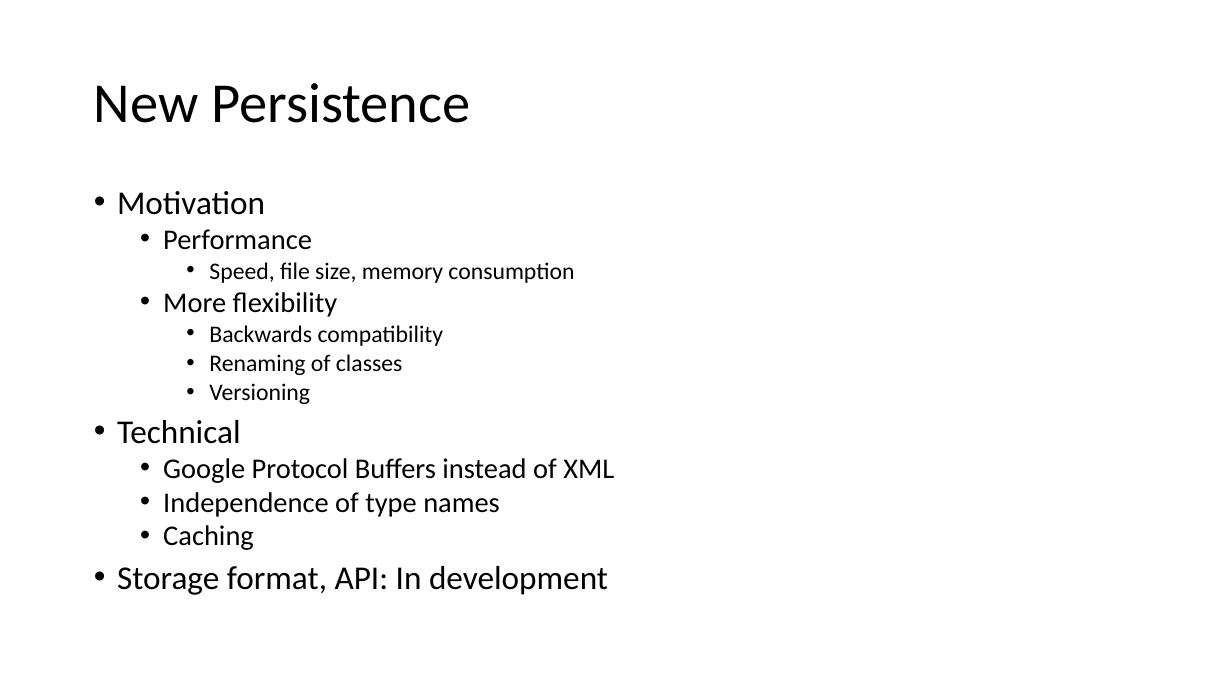
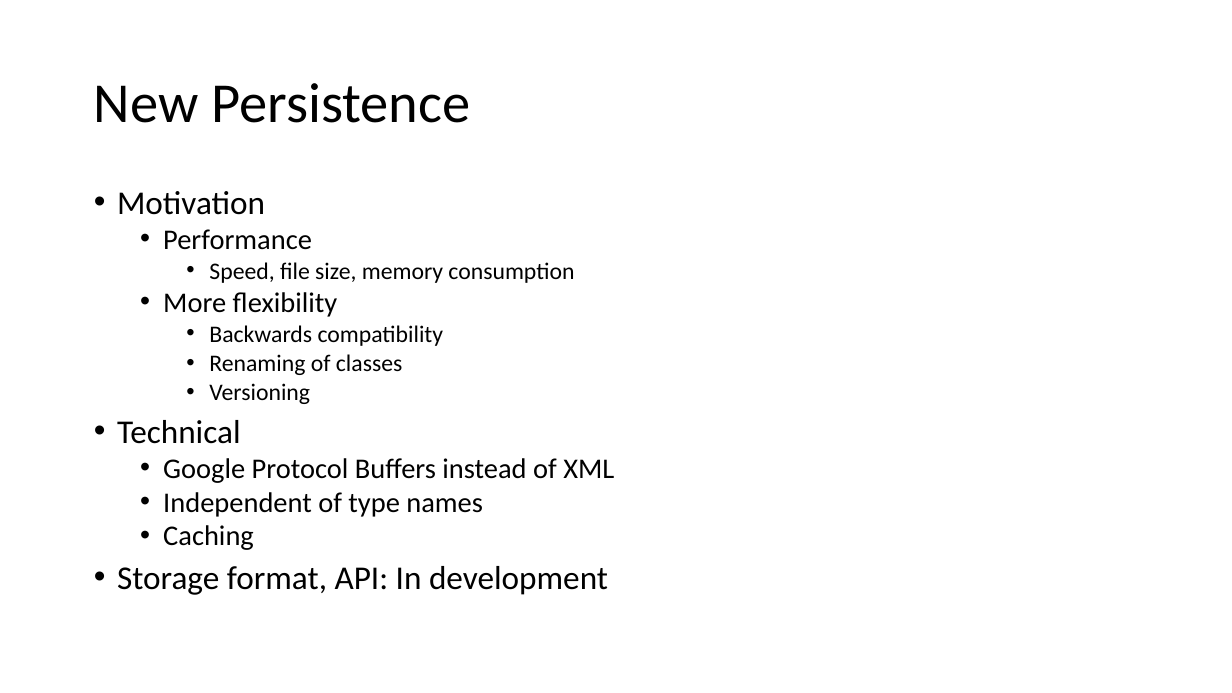
Before and after one commit to heal-research/HeuristicLab, a slide deck: slide 10 of documentation/HeuristicLab 4.0.pptx. Drawn at 1232x693 pixels with LibreOffice and Linux fonts; fonts in the diff are those of the drawing. Boxes give left, top, right and bottom in pixels: in the first picture for what was removed or moved away, otherwise in the second. Text is boxed around its words. In the diff, an @@ line names an element or a change of style, - is before the commit and + after.

Commit message:
updated HL 4.0 slides

```diff
--- a/documentation/HeuristicLab 4.0.pptx
+++ b/documentation/HeuristicLab 4.0.pptx
@@ text at [163,492,483,517]: text changed @@
-  • Independence of type names
+  • Independent of type names
```
